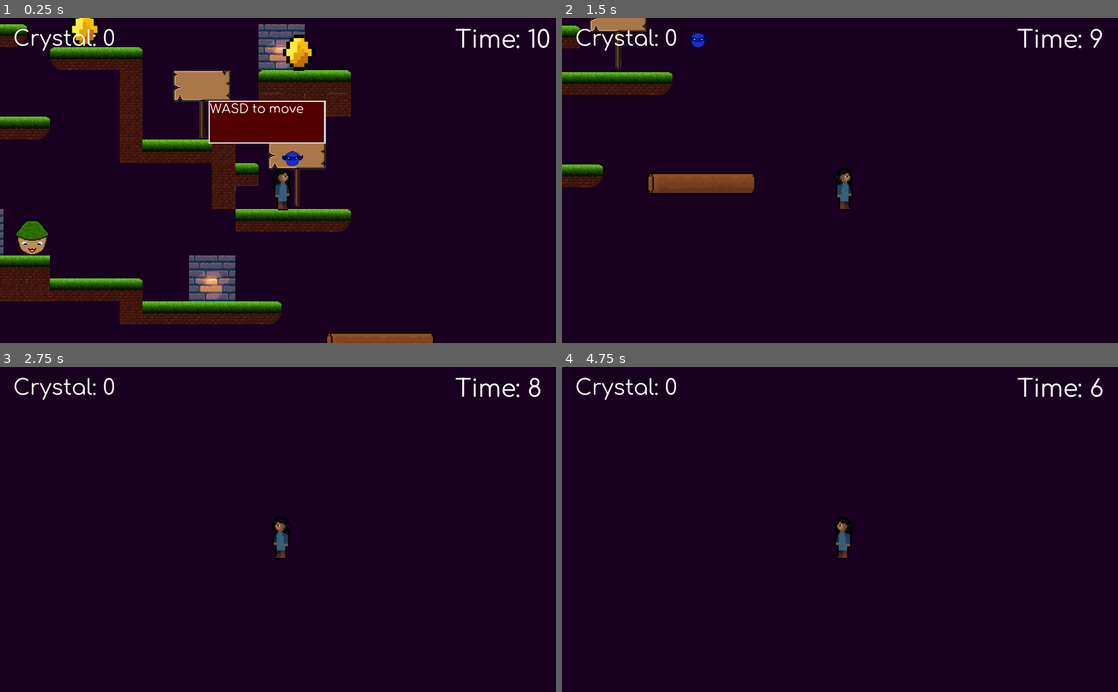
Above: before the commit, frames 1-4 (two rows, left to right).
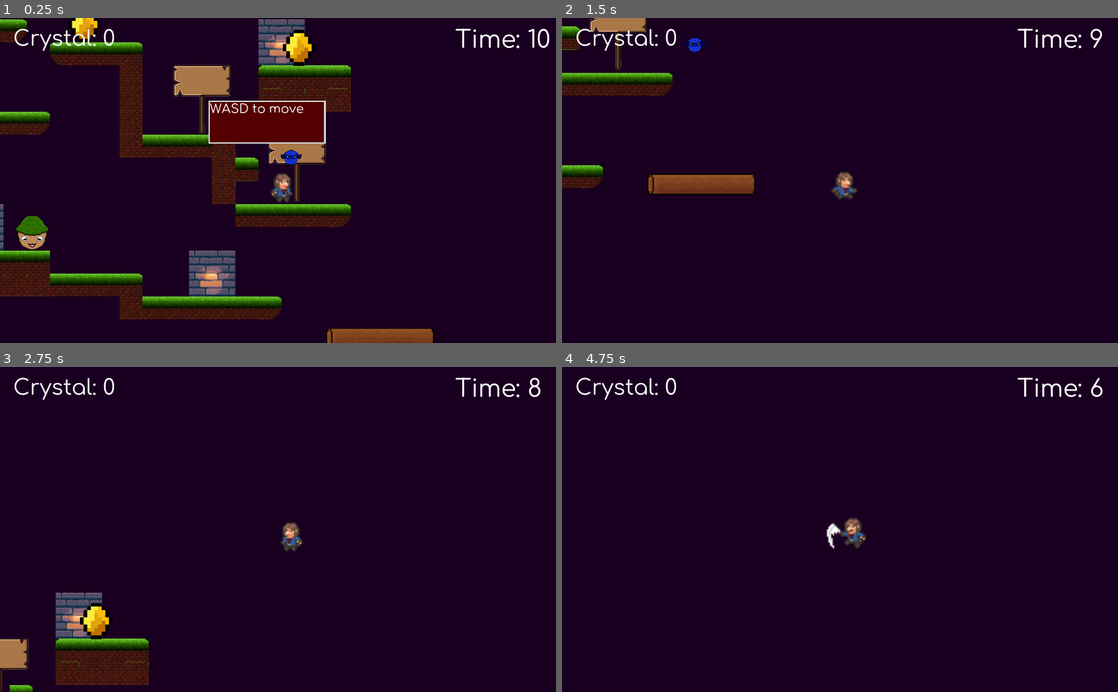
Above: after the commit, the same moments.

Repository: caffebd/sayem-platform
Game: Godot game, scene res://scenes/tileWorld.tscn
The game is run twice, just before and just after one commit, with the same random seed, the same clock (stepped at 60 frames per second) and the same inputs.
Inputs:
- Up to frame 1 (0.25 s): no input
- Up to frame 2 (1.5 s): hold W (jump) 0.53-1.28 s; hold D (right) from 0.53 s (still down); tap Space (attack, bound only after the commit) at 0.6 s; tap W (jump) at 1.35 s
- Up to frame 3 (2.75 s): tap W (jump) at 1.52, 1.82 s; tap Space (attack, bound only after the commit) at 1.55 s; release D (right) at 2.03 s; hold A (left) from 2.03 s (still down); hold W (jump) from 2.03 s (still down); tap G (ufo_attak) at 2.1 s
- Up to frame 4 (4.75 s): release A (left) at 2.78 s; release W (jump) at 2.78 s; hold D (right) 2.78-4.28 s; tap Space (attack, bound only after the commit) at 2.85, 3.6, 4.55 s; tap W (jump) at 3.02, 3.32, 4.35, 4.52 s; hold W (jump) 3.53-4.28 s; hold A (left) from 4.28 s (still down)

The runs differ from the first frame. In frame 1, 14% of the frame differs, in the area x 0-79%, y 0-100%; in frame 2, 1.1%; in frame 3, 4.7%; in frame 4, 0.6%.

Commit message:
add_attack:

Diff:
--- a/project.godot
+++ b/project.godot
@@ -55,6 +55,11 @@
 "events": [ Object(InputEventKey,"resource_local_to_scene":false,"resource_name":"","device":0,"alt":false,"shift":false,"control":false,"meta":false,"command":false,"pressed":false,"scancode":0,"physical_scancode":71,"unicode":0,"echo":false,"script":null)
  ]
 }
+attack={
+"deadzone": 0.5,
+"events": [ Object(InputEventKey,"resource_local_to_scene":false,"resource_name":"","device":0,"alt":false,"shift":false,"control":false,"meta":false,"command":false,"pressed":false,"scancode":0,"physical_scancode":32,"unicode":0,"echo":false,"script":null)
+ ]
+}
 
 [physics]
 
--- a/scenes/Player.tscn
+++ b/scenes/Player.tscn
@@ -1,29 +1,157 @@
-[gd_scene load_steps=7 format=2]
+[gd_scene load_steps=29 format=2]
 
-[ext_resource path="res://assets/player/Sarah Walking New1.png" type="Texture" id=1]
+[ext_resource path="res://assets/player/player_sheet.png" type="Texture" id=1]
 [ext_resource path="res://scripts/Player.gd" type="Script" id=2]
-[ext_resource path="res://assets/player/Sarah Walking New2.png" type="Texture" id=3]
-[ext_resource path="res://assets/player/Sarah Walking New3.png" type="Texture" id=4]
+
+[sub_resource type="AtlasTexture" id=3]
+flags = 4
+atlas = ExtResource( 1 )
+region = Rect2( 0, 0, 32, 32 )
+
+[sub_resource type="AtlasTexture" id=4]
+flags = 4
+atlas = ExtResource( 1 )
+region = Rect2( 32, 0, 32, 32 )
+
+[sub_resource type="AtlasTexture" id=5]
+flags = 4
+atlas = ExtResource( 1 )
+region = Rect2( 64, 0, 32, 32 )
+
+[sub_resource type="AtlasTexture" id=6]
+flags = 4
+atlas = ExtResource( 1 )
+region = Rect2( 96, 0, 32, 32 )
+
+[sub_resource type="AtlasTexture" id=7]
+flags = 4
+atlas = ExtResource( 1 )
+region = Rect2( 128, 0, 32, 32 )
+
+[sub_resource type="AtlasTexture" id=8]
+flags = 4
+atlas = ExtResource( 1 )
+region = Rect2( 160, 0, 32, 32 )
+
+[sub_resource type="AtlasTexture" id=17]
+flags = 4
+atlas = ExtResource( 1 )
+region = Rect2( 0, 64, 32, 32 )
+
+[sub_resource type="AtlasTexture" id=18]
+flags = 4
+atlas = ExtResource( 1 )
+region = Rect2( 32, 64, 32, 32 )
+
+[sub_resource type="AtlasTexture" id=19]
+flags = 4
+atlas = ExtResource( 1 )
+region = Rect2( 64, 64, 32, 32 )
+
+[sub_resource type="AtlasTexture" id=20]
+flags = 4
+atlas = ExtResource( 1 )
+region = Rect2( 96, 64, 32, 32 )
+
+[sub_resource type="AtlasTexture" id=21]
+flags = 4
+atlas = ExtResource( 1 )
+region = Rect2( 128, 64, 32, 32 )
+
+[sub_resource type="AtlasTexture" id=22]
+flags = 4
+atlas = ExtResource( 1 )
+region = Rect2( 160, 64, 32, 32 )
+
+[sub_resource type="AtlasTexture" id=23]
+flags = 4
+atlas = ExtResource( 1 )
+region = Rect2( 192, 64, 32, 32 )
+
+[sub_resource type="AtlasTexture" id=24]
+flags = 4
+atlas = ExtResource( 1 )
+region = Rect2( 224, 64, 32, 32 )
+
+[sub_resource type="AtlasTexture" id=25]
+flags = 4
+atlas = ExtResource( 1 )
+region = Rect2( 256, 64, 32, 32 )
+
+[sub_resource type="AtlasTexture" id=9]
+flags = 4
+atlas = ExtResource( 1 )
+region = Rect2( 0, 32, 32, 32 )
+
+[sub_resource type="AtlasTexture" id=10]
+flags = 4
+atlas = ExtResource( 1 )
+region = Rect2( 32, 32, 32, 32 )
+
+[sub_resource type="AtlasTexture" id=11]
+flags = 4
+atlas = ExtResource( 1 )
+region = Rect2( 64, 32, 32, 32 )
+
+[sub_resource type="AtlasTexture" id=12]
+flags = 4
+atlas = ExtResource( 1 )
+region = Rect2( 96, 32, 32, 32 )
+
+[sub_resource type="AtlasTexture" id=13]
+flags = 4
+atlas = ExtResource( 1 )
+region = Rect2( 128, 32, 32, 32 )
+
+[sub_resource type="AtlasTexture" id=14]
+flags = 4
+atlas = ExtResource( 1 )
+region = Rect2( 160, 32, 32, 32 )
+
+[sub_resource type="AtlasTexture" id=15]
+flags = 4
+atlas = ExtResource( 1 )
+region = Rect2( 192, 32, 32, 32 )
+
+[sub_resource type="AtlasTexture" id=16]
+flags = 4
+atlas = ExtResource( 1 )
+region = Rect2( 224, 32, 32, 32 )
 
 [sub_resource type="SpriteFrames" id=1]
 animations = [ {
-"frames": [ ExtResource( 1 ), ExtResource( 3 ), ExtResource( 4 ) ],
+"frames": [ SubResource( 3 ), SubResource( 4 ), SubResource( 5 ), SubResource( 6 ), SubResource( 7 ), SubResource( 8 ) ],
+"loop": true,
+"name": "Idle",
+"speed": 6.0
+}, {
+"frames": [ SubResource( 17 ), SubResource( 18 ), SubResource( 19 ), SubResource( 20 ), SubResource( 21 ), SubResource( 22 ), SubResource( 23 ), SubResource( 24 ), SubResource( 25 ) ],
+"loop": false,
+"name": "attack",
+"speed": 12.0
+}, {
+"frames": [ SubResource( 9 ), SubResource( 10 ), SubResource( 11 ), SubResource( 12 ), SubResource( 13 ), SubResource( 14 ), SubResource( 15 ), SubResource( 16 ) ],
 "loop": true,
 "name": "walk",
-"speed": 5.0
+"speed": 12.0
 } ]
 
 [sub_resource type="RectangleShape2D" id=2]
-extents = Vector2( 12, 29.5 )
+extents = Vector2( 15, 20.5 )
+
+[sub_resource type="RectangleShape2D" id=26]
+extents = Vector2( 11, 11.5 )
 
 [node name="Player" type="KinematicBody2D" groups=["player"]]
 script = ExtResource( 2 )
 
 [node name="PlayerAnim" type="AnimatedSprite" parent="."]
-position = Vector2( 1.43051e-06, -5.72205e-06 )
-scale = Vector2( 0.621951, 0.563636 )
+position = Vector2( 7, -10 )
+scale = Vector2( 2, 2 )
 frames = SubResource( 1 )
-animation = "walk"
+animation = "attack"
+frame = 8
+playing = true
 
 [node name="PlayerCollision" type="CollisionShape2D" parent="."]
 shape = SubResource( 2 )
@@ -35,4 +163,18 @@
 
 [node name="RayCast2D" type="RayCast2D" parent="."]
 enabled = true
-cast_to = Vector2( 0, 39 )
+cast_to = Vector2( 0, 13 )
+
+[node name="attackNode" type="Node2D" parent="."]
+
+[node name="attackArea" type="Area2D" parent="attackNode" groups=["player_weapon"]]
+collision_layer = 8
+collision_mask = 2
+
+[node name="attackCollision" type="CollisionShape2D" parent="attackNode/attackArea"]
+unique_name_in_owner = true
+position = Vector2( 15, 11.5 )
+shape = SubResource( 26 )
+disabled = true
+
+[connection signal="animation_finished" from="PlayerAnim" to="." method="_on_PlayerAnim_animation_finished"]
--- a/scenes/goomba.tscn
+++ b/scenes/goomba.tscn
@@ -10,9 +10,11 @@
 extents = Vector2( 21, 10.5 )
 
 [sub_resource type="RectangleShape2D" id=3]
-extents = Vector2( 10.5, 6.5 )
+extents = Vector2( 23.5, 11 )
 
 [node name="goomba" type="KinematicBody2D"]
+collision_layer = 9
+collision_mask = 2049
 script = ExtResource( 2 )
 walk_time = 1
 
@@ -37,7 +39,7 @@
 collision_mask = 9
 
 [node name="CollisionShape2D" type="CollisionShape2D" parent="enemyDie"]
-position = Vector2( -0.5, -17 )
+position = Vector2( -0.5, -12.5 )
 shape = SubResource( 3 )
 
 [connection signal="timeout" from="walkTime" to="." method="_on_walkTime_timeout"]
--- a/scripts/Player.gd
+++ b/scripts/Player.gd
@@ -9,29 +9,52 @@
 
 var direction := Vector2.ZERO
 
+var attacking = false
+
 func _ready():
 	GlobalSignals.connect("push_up", self, "_push_up")
 	GlobalSignals.connect("fly_power", self, "_fly_power")
 
 func _input(event):
+
 	direction.x = 0
+
 	if Input.is_action_pressed("right"):
 		$PlayerAnim.flip_h = false
+		$attackNode.scale.x = 1
 		direction.x += speed
+		if not attacking:
+			$PlayerAnim.play("walk")
 
-	if Input.is_action_pressed("left"):
+	elif Input.is_action_pressed("left"):
 		$PlayerAnim.flip_h = true
+		$attackNode.scale.x = -1
 		direction.x -= speed
+		if not attacking:
+			$PlayerAnim.play("walk")
+	else:
+		if not attacking:
+			$PlayerAnim.play("Idle")
+
 	if GlobalVars.fly_power == true:
 		direction.y = 0
-		if Input.is_action_pressed("jump"):
+	if Input.is_action_pressed("jump"):
 			direction.y -= speed
-		if Input.is_action_pressed("down"):
+
+
+	if Input.is_action_pressed("down"):
 				direction.y += speed
-	else:
-			gravity = 900
+
 	if Input.is_action_just_pressed("ufo_attak"):
 		GlobalSignals.emit_signal("ufo_attack")
+
+	if Input.is_action_just_pressed("attack"):
+		attacking = true
+		$PlayerAnim.set_frame(0)
+		$PlayerAnim.play("attack")
+
+		$"%attackCollision".disabled = false
+
 
 func _push_up():
 	pushed = true
@@ -54,3 +77,8 @@
 func _fly_power():
 	gravity = 0
 	GlobalVars.fly_power = true
+
+func _on_PlayerAnim_animation_finished():
+	if $PlayerAnim.animation == "attack":
+		attacking = false
+		$"%attackCollision".disabled = true
--- a/scripts/goomba.gd
+++ b/scripts/goomba.gd
@@ -40,3 +40,6 @@
 	if area.is_in_group("ufo"):
 		GlobalSignals.emit_signal("ufo_return")
 		queue_free()
+
+	if area.is_in_group("player_weapon"):
+		queue_free()
Binary file added: assets/player/player_sheet.png
Not shown, added: assets/player/player_sheet.png.import
